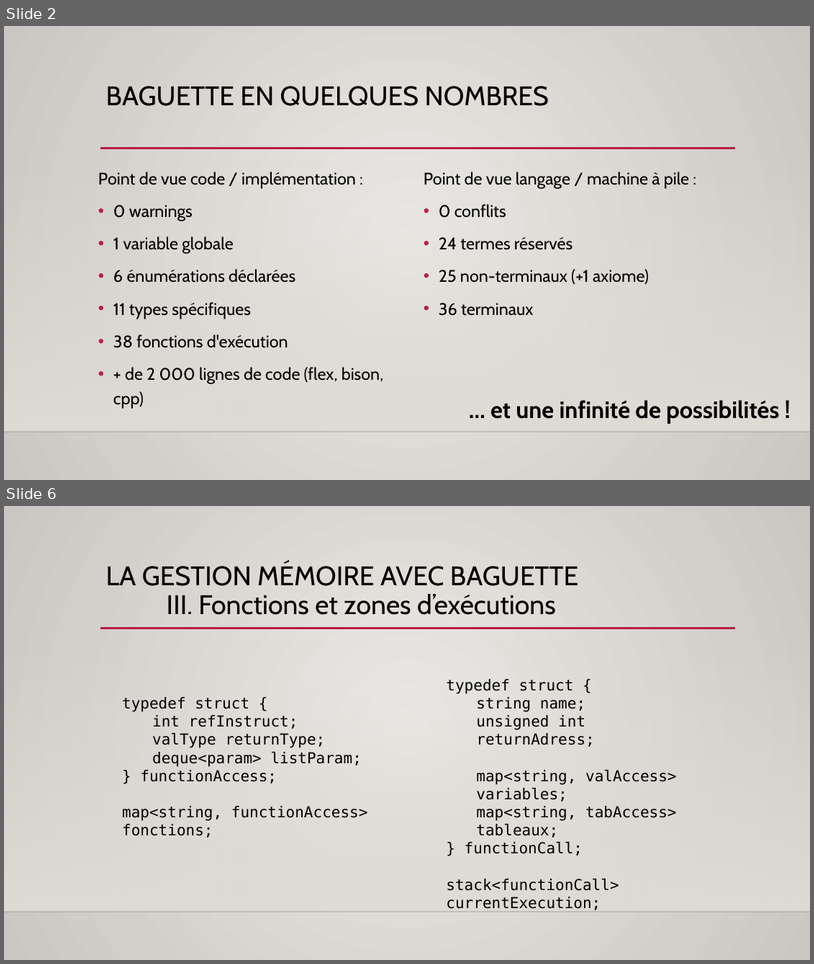
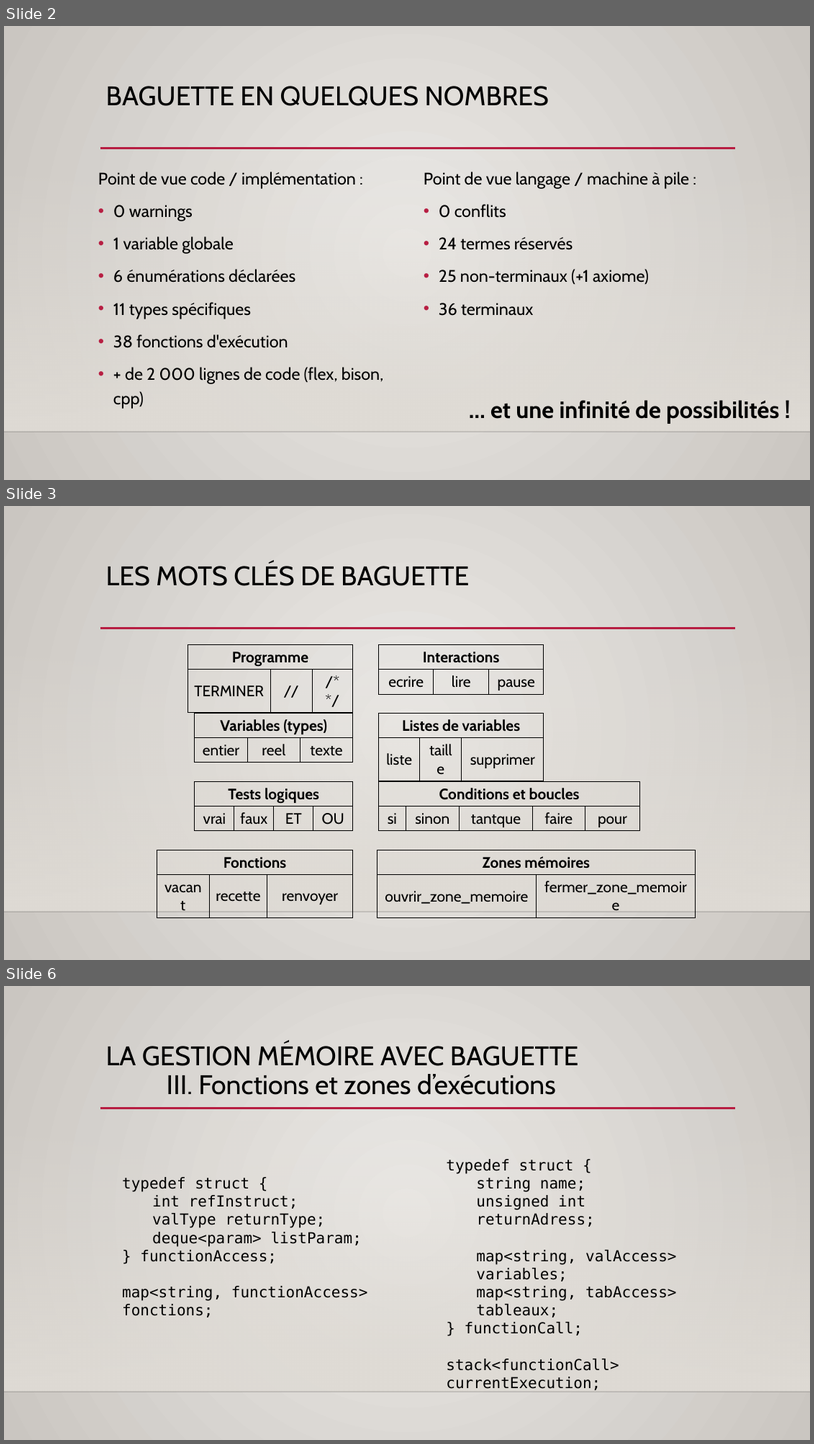
Before and after one commit to Thiebosh/CIR2_THL_Baguette, a slide deck: presentation/thl prez.pptx. Shown one above the other, each under a label of ours: slides 2 and 6 before the commit, slides 2, 3 and 6 after it; the slides between them are not shown. The pictures are 814x964 and 814x1444 pixels, drawn with LibreOffice and Linux fonts; fonts in the diff are those of the drawing; background and template pictures are left out. Boxes give left, top, right and bottom in pixels: in the first picture for what was removed or moved away, otherwise in the second. Text is boxed around its words. In the diff, an @@ line names an element or a change of style, - is before the commit and + after.

```diff
--- a/presentation/thl prez.pptx
+++ b/presentation/thl prez.pptx
@@ slide 3 added at (4,506,810,960), background gradient #ECEAE7 to #CAC7C1; not listed: 3 template elements that a slide beside it also shows @@
@@ title added at (106,562,469,586), 32 pt, text #000000 @@
+LES MOTS CLÉS DE BAGUETTE
@@ table added at (188,645,353,699), 2 rows, 3 columns @@
+Programme |  | 
+TERMINER | // | /* */
@@ table added at (379,645,544,694), 2 rows, 3 columns @@
+Interactions |  | 
+ecrire | lire | pause
@@ table added at (195,713,352,762), 2 rows, 3 columns @@
+Variables (types) |  | 
+entier | reel | texte
@@ table added at (379,713,544,771), 2 rows, 3 columns @@
+Listes de variables |  | 
+liste | taille | supprimer
@@ table added at (195,782,352,831), 2 rows, 4 columns @@
+Tests logiques |  |  | 
+vrai | faux | ET | OU
@@ table added at (379,782,641,831), 2 rows, 5 columns @@
+Conditions et boucles |  |  |  | 
+si | sinon | tantque | faire | pour
@@ table added at (157,849,353,907), 2 rows, 3 columns @@
+Fonctions |  | 
+vacant | recette | renvoyer
@@ table added at (377,850,695,906), 2 rows, 2 columns @@
+Zones mémoires | 
+ouvrir_zone_memoire | fermer_zone_memoire
```
Also in this commit, not shown: 4 slides changed, 1 other file.
